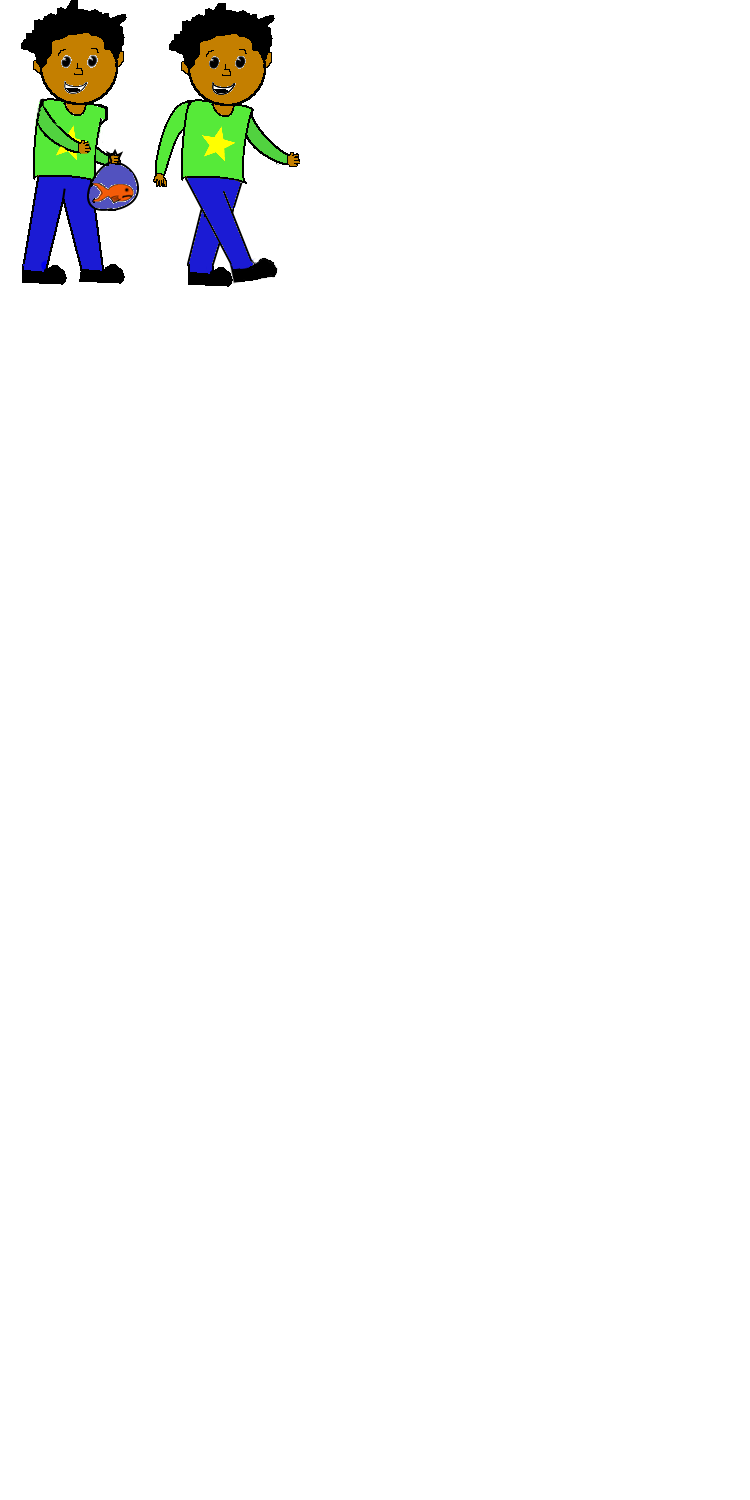
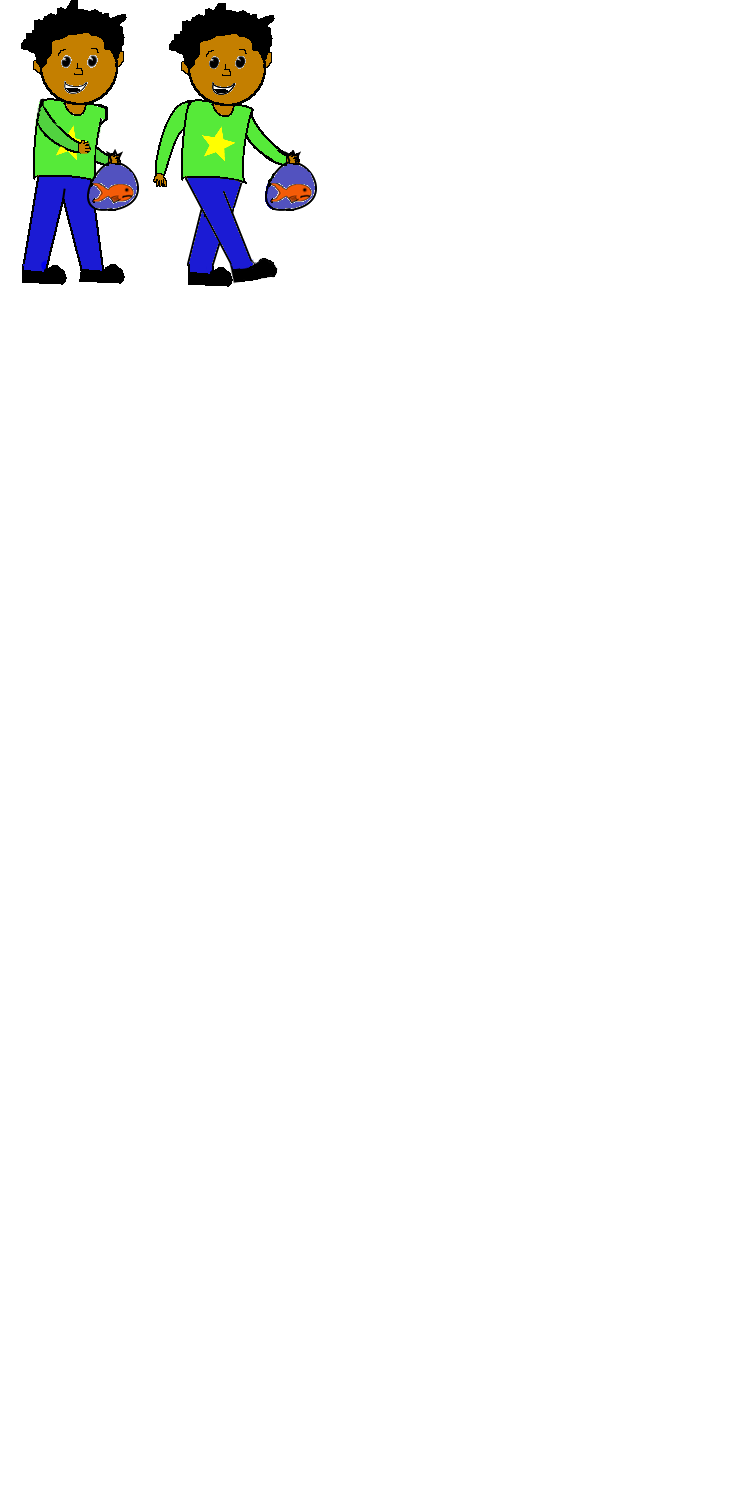
Layer changes from the first 750×1500 image to the second:
painted on "Background" over (x1=35, y1=100, x2=317, y2=284)
